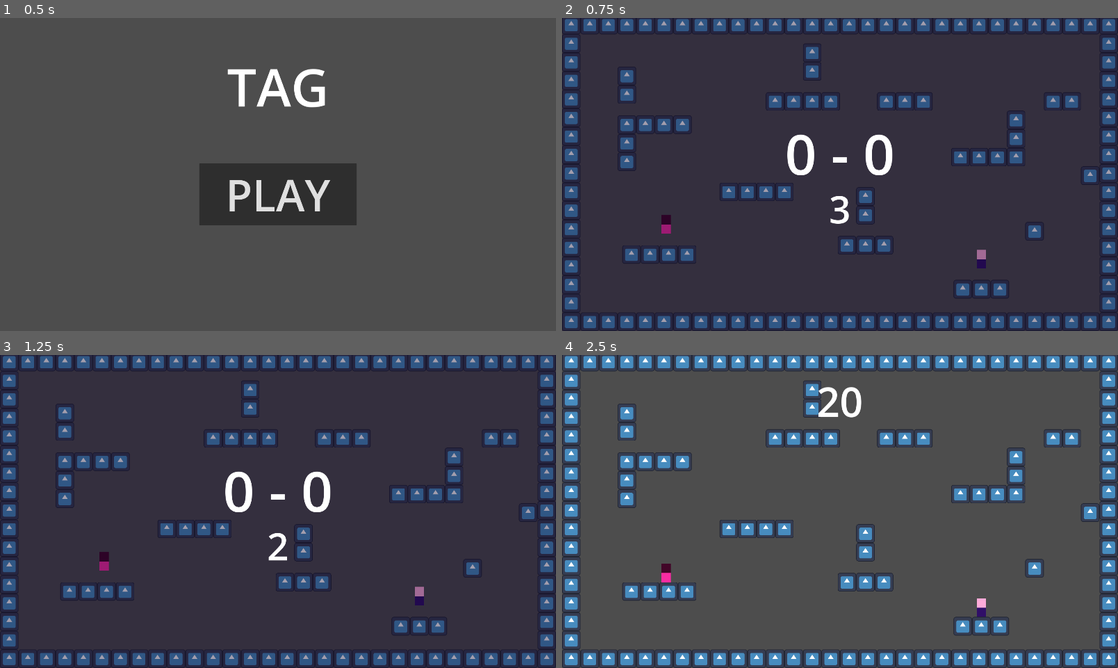
Above: before the commit, frames 1-4 (two rows, left to right).
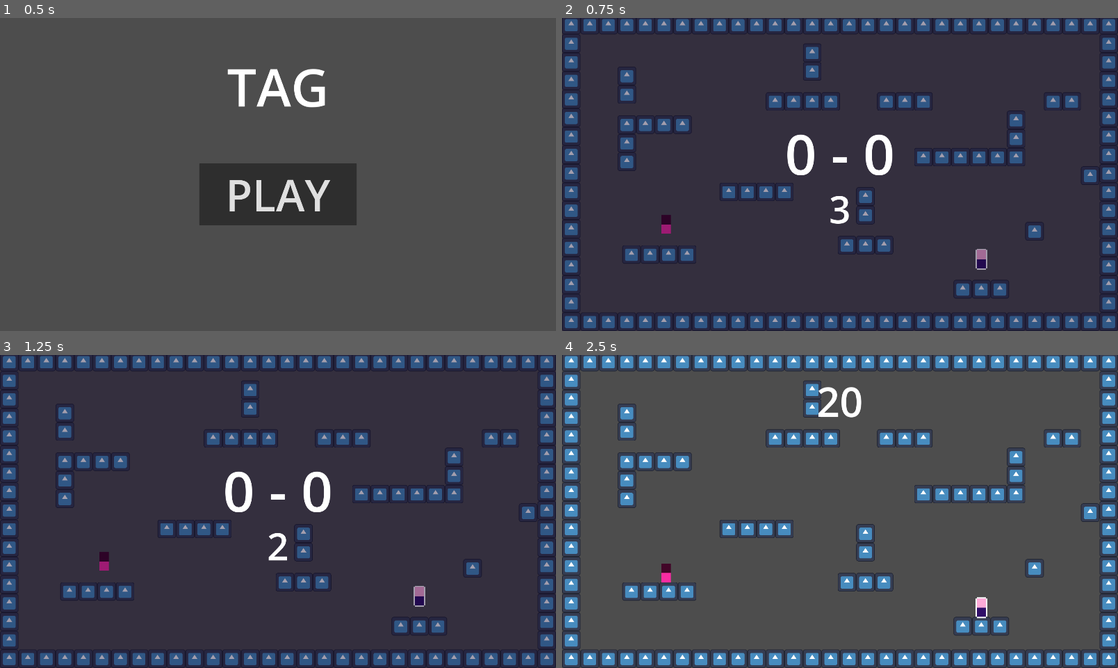
Above: after the commit, the same moments.

Repository: maticstric/tag
Game: Godot game, scene res://project/scenes/main_menu.tscn
The game is run twice, just before and just after one commit, with the same random seed, the same clock (stepped at 60 frames per second) and the same inputs. The engine's default icon, where the game draws it, is replaced by a stand-in: a white triangle on a blue panel in a dark square.
Inputs:
- Up to frame 1 (0.5 s): no input
- Up to frame 2 (0.75 s): click "PLAY" at 0.5 s
- Up to frame 3 (1.25 s): no input
- Up to frame 4 (2.5 s): no input

Frame 1 is identical in both runs. In frame 2, 0.2% of the frame differs, in the area x 63-77%, y 41-81%; in frame 3, 0.2%; in frame 4, 0.3%, in the area x 63-77%, y 41-85%.

Commit message:
Add outline shader to player who is 'it'

Diff:
--- a/project/scenes/levels/level1.tscn
+++ b/project/scenes/levels/level1.tscn
@@ -267,6 +267,12 @@
 [node name="Tile114" parent="Tiles" instance=ExtResource("2_7nebs")]
 position = Vector2(1376, 480)
 
+[node name="Tile135" parent="Tiles" instance=ExtResource("2_7nebs")]
+position = Vector2(1312, 480)
+
+[node name="Tile136" parent="Tiles" instance=ExtResource("2_7nebs")]
+position = Vector2(1248, 480)
+
 [node name="Tile115" parent="Tiles" instance=ExtResource("2_7nebs")]
 position = Vector2(1440, 480)
 
@@ -319,6 +325,9 @@
 position = Vector2(1048, 680)
 
 [node name="Tile48" parent="Tiles" instance=ExtResource("2_7nebs")]
+position = Vector2(1048, 616)
+
+[node name="Tile134" parent="Tiles" instance=ExtResource("2_7nebs")]
 position = Vector2(1048, 616)
 
 [node name="Tile130" parent="Tiles" instance=ExtResource("2_7nebs")]
--- a/project/scripts/player.gd
+++ b/project/scripts/player.gd
@@ -32,6 +32,12 @@
 var time_jump_was_pressed = -1
 var time_player_was_last_on_floor = -1
 var movement_enabled = false
+
+func _ready():
+	if is_it:
+		$Sprite2D.material = ShaderMaterial.new()
+		$Sprite2D.material.shader = load("res://project/shaders/outline.gdshader")
+
 
 
 func _physics_process(delta):
--- /dev/null
+++ b/project/shaders/outline.gdshader
@@ -0,0 +1,62 @@
+shader_type canvas_item;
+
+uniform vec4 color : source_color = vec4(1.0);
+uniform float width : hint_range(0, 10) = 1.0;
+uniform int pattern : hint_range(0, 2) = 0; // diamond, circle, square
+uniform bool inside = false;
+uniform bool add_margins = true; // only useful when inside is false
+
+void vertex() {
+	if (add_margins) {
+		VERTEX += (UV * 2.0 - 1.0) * width;
+	}
+}
+
+bool hasContraryNeighbour(vec2 uv, vec2 texture_pixel_size, sampler2D texture) {
+	for (float i = -ceil(width); i <= ceil(width); i++) {
+		float x = abs(i) > width ? width * sign(i) : i;
+		float offset;
+
+		if (pattern == 0) {
+			offset = width - abs(x);
+		} else if (pattern == 1) {
+			offset = floor(sqrt(pow(width + 0.5, 2) - x * x));
+		} else if (pattern == 2) {
+			offset = width;
+		}
+
+		for (float j = -ceil(offset); j <= ceil(offset); j++) {
+			float y = abs(j) > offset ? offset * sign(j) : j;
+			vec2 xy = uv + texture_pixel_size * vec2(x, y);
+
+			if ((xy != clamp(xy, vec2(0.0), vec2(1.0)) || texture(texture, xy).a <= 0.0) == inside) {
+				return true;
+			}
+		}
+	}
+
+	return false;
+}
+
+void fragment() {
+	vec2 uv = UV;
+
+	if (add_margins) {
+		vec2 texture_pixel_size = vec2(1.0) / (vec2(1.0) / TEXTURE_PIXEL_SIZE + vec2(width * 2.0));
+
+		uv = (uv - texture_pixel_size * width) * TEXTURE_PIXEL_SIZE / texture_pixel_size;
+
+		if (uv != clamp(uv, vec2(0.0), vec2(1.0))) {
+			COLOR.a = 0.0;
+		} else {
+			COLOR = texture(TEXTURE, uv);
+		}
+	} else {
+		COLOR = texture(TEXTURE, uv);
+	}
+
+	if ((COLOR.a > 0.0) == inside && hasContraryNeighbour(uv, TEXTURE_PIXEL_SIZE, TEXTURE)) {
+		COLOR.rgb = inside ? mix(COLOR.rgb, color.rgb, color.a) : color.rgb;
+		COLOR.a += (1.0 - COLOR.a) * color.a;
+	}
+}
